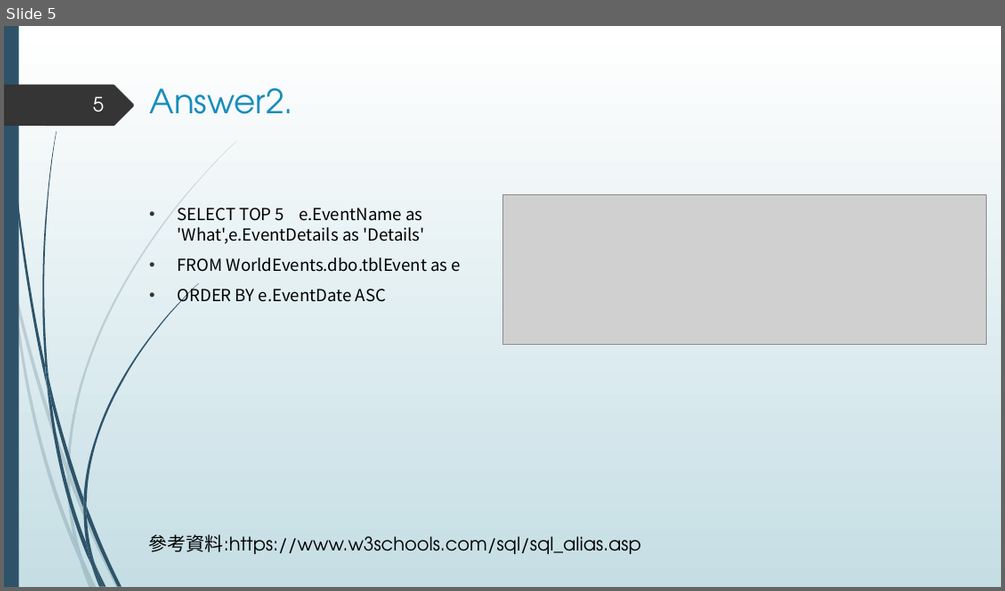
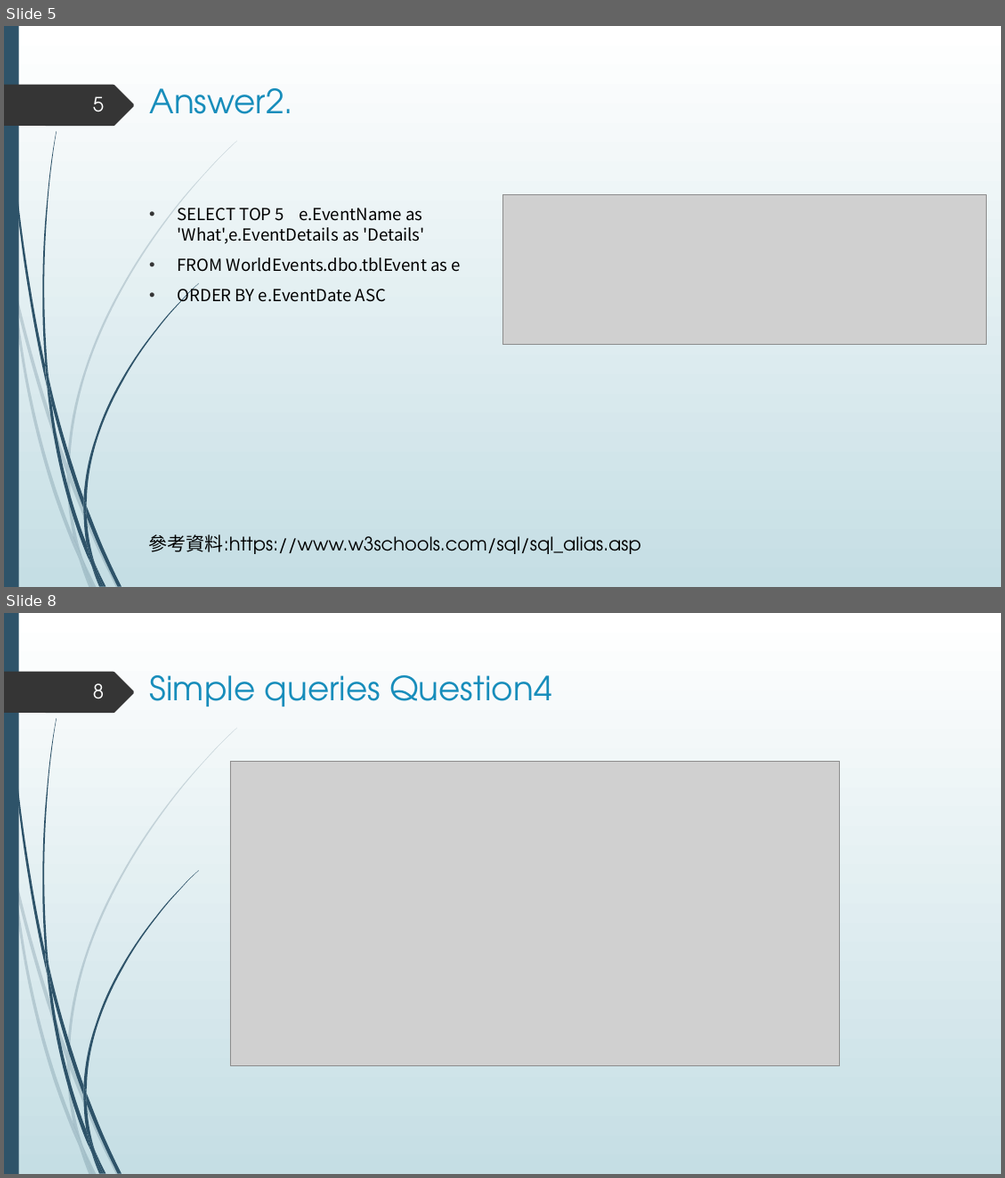
Before and after one commit to hsu0808/mssql-learning-2023-summer, a slide deck: sql answer.pptx. Shown one above the other, each under a label of ours: slide 5 before the commit, slides 5 and 8 after it; the slides between them are not shown. The pictures are 1005x591 and 1005x1178 pixels, drawn with LibreOffice and Linux fonts; fonts in the diff are those of the drawing; grey boxes stand for pictures. Boxes give left, top, right and bottom in pixels: in the first picture for what was removed or moved away, otherwise in the second. Text is boxed around its words. In the diff, an @@ line names an element or a change of style, - is before the commit and + after.

```diff
--- a/sql answer.pptx
+++ b/sql answer.pptx
@@ slide 8 added at (4, 613, 1001, 1174), background gradient #FFFFFF to #C5DEE5; not listed: 24 template elements that a slide beside it also shows @@
@@ page number added at (93, 683, 104, 698), 19 pt, text #FEFFFF @@
+8
@@ title added at (149, 675, 551, 706), 32 pt, text #178DBB @@
+Simple queries Question4
@@ picture added at (230, 761, 840, 1066) @@
```
Also in this commit, not shown: 2 slides changed, 3 other slides added.
